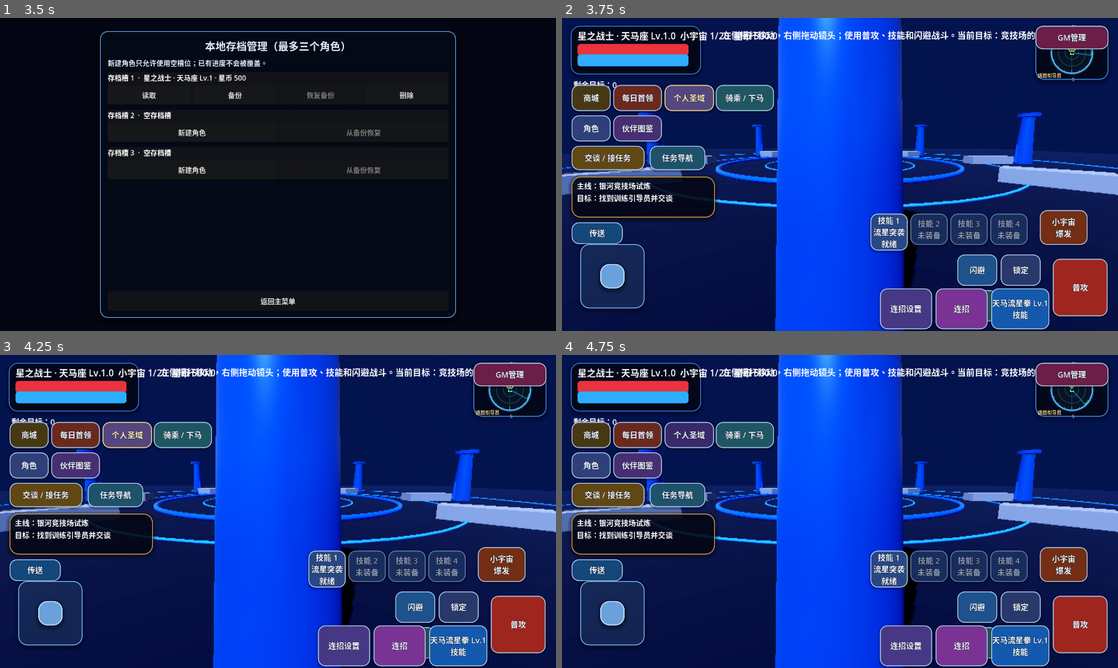
Above: before the commit, frames 1-4 (two rows, left to right).
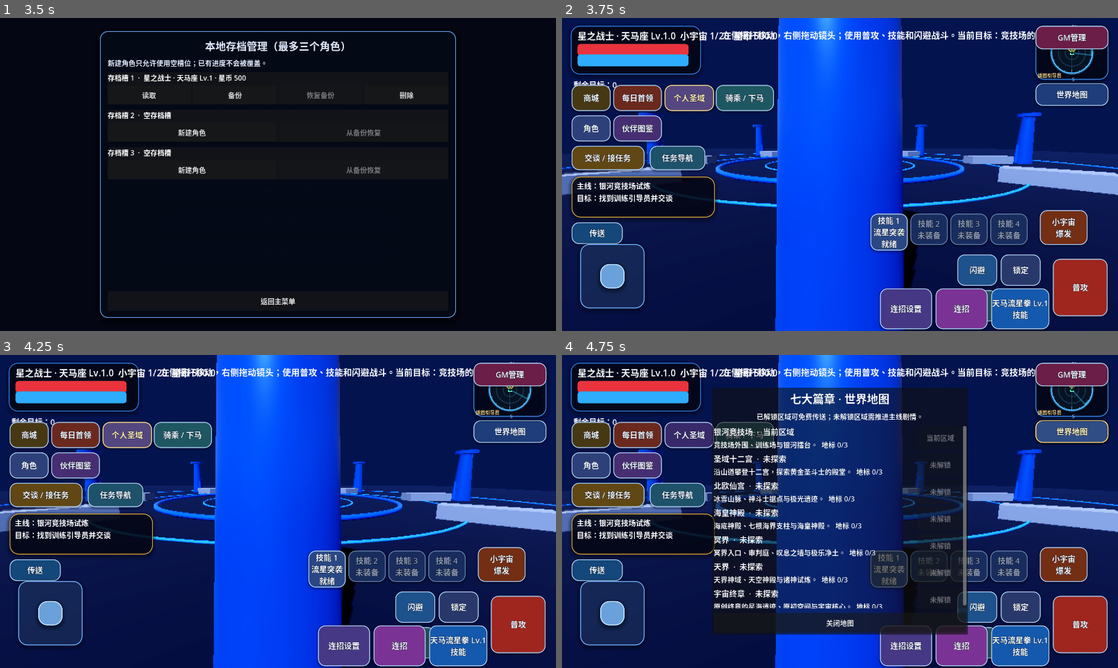
Above: after the commit, the same moments.

Repository: Qazwesrd/Saint-Seiya-Universe-War
Game: Godot game, scene res://scenes/main_menu.tscn
Same seed, same stepped clock (60 frames per second), same inputs: the game is played once before the commit and once after it.
Inputs (mouse positions are in pixels of both pictures, inside the frame that each line leads up to):
- Up to frame 1 (3.5 s): click "开始新游戏 / 新建存档" at 0.5 s; click "开始新游戏 / 新建存档" at 1.25 s; click "继续游戏 / 存档管理" at 2 s; click "游戏设置" at 2.75 s
- Up to frame 2 (3.75 s): click "读取" at 3.5 s
- Up to frame 3 (4.25 s): no input
- Up to frame 4 (4.75 s): click (1073, 430) at 4.25 s, where only the run after the commit has a clickable "世界地图"

Frame 1 is identical in both runs. In frame 2, 0.9% of the frame differs, in the area x 85-99%, y 20-29%; in frame 3, 0.9%; in frame 4, 37%, in the area x 27-99%, y 10-90%.

Commit message:
Add seven-chapter world map interface

Diff:
--- a/game/scripts/hud.gd
+++ b/game/scripts/hud.gd
@@ -84,6 +84,7 @@
     _button(root, "交谈 / 接任务", Vector2(22, 294), Vector2(190, 350), func(): game.call("interact_with_guide"), Color(0.38, 0.28, 0.08))
     _button(root, "任务导航", Vector2(202, 294), Vector2(330, 350), func(): game.call("navigate_to_objective"), Color(0.12, 0.32, 0.42))
     _button(root, "传送", Vector2(22, 470), Vector2(140, 520), func(): game.call("use_teleport_point"), Color(0.08, 0.28, 0.48))
+    _button(root, "世界地图", Vector2(-190, 150), Vector2(-22, 202), func(): _open_world_map(root), Color(0.12, 0.24, 0.48))
     var map := Panel.new()
     map.anchor_left = 1.0
     map.anchor_right = 1.0
@@ -817,6 +818,62 @@
     root.add_child(popup)
     popup.popup_centered()
 
+func _open_world_map(root: Control) -> void:
+    var popup := PopupPanel.new()
+    popup.size = Vector2(590, 560)
+    var outer := VBoxContainer.new()
+    outer.add_theme_constant_override("separation", 10)
+    popup.add_child(outer)
+    var title := Label.new()
+    title.text = "七大篇章 · 世界地图"
+    title.horizontal_alignment = HORIZONTAL_ALIGNMENT_CENTER
+    title.add_theme_font_size_override("font_size", 26)
+    outer.add_child(title)
+    var subtitle := Label.new()
+    subtitle.text = "已解锁区域可免费传送；未解锁区域需推进主线剧情。"
+    subtitle.horizontal_alignment = HORIZONTAL_ALIGNMENT_CENTER
+    outer.add_child(subtitle)
+    var scroll := ScrollContainer.new()
+    scroll.custom_minimum_size = Vector2(560, 420)
+    outer.add_child(scroll)
+    var list := VBoxContainer.new()
+    list.size_flags_horizontal = Control.SIZE_EXPAND_FILL
+    list.add_theme_constant_override("separation", 7)
+    scroll.add_child(list)
+    for region in WorldExplorationManager.get_regions():
+        var row := HBoxContainer.new()
+        row.add_theme_constant_override("separation", 10)
+        var info := VBoxContainer.new()
+        info.size_flags_horizontal = Control.SIZE_EXPAND_FILL
+        var name_label := Label.new()
+        var status_text := "当前区域" if bool(region.get("active", false)) else ("已探索" if bool(region.get("visited", false)) else "未探索")
+        name_label.text = str(region.get("name", "未知区域")) + "  ·  " + status_text
+        name_label.add_theme_font_size_override("font_size", 18)
+        info.add_child(name_label)
+        var detail := Label.new()
+        detail.text = str(region.get("description", "")) + "  地标 %d/%d" % [int(region.get("discovered_count", 0)), int(region.get("landmark_count", 0))]
+        detail.autowrap_mode = TextServer.AUTOWRAP_WORD_SMART
+        info.add_child(detail)
+        row.add_child(info)
+        var travel := Button.new()
+        travel.custom_minimum_size = Vector2(104, 48)
+        travel.text = "当前区域" if bool(region.get("active", false)) else ("前往" if bool(region.get("unlocked", false)) else "未解锁")
+        travel.disabled = not bool(region.get("unlocked", false)) or bool(region.get("active", false))
+        var region_id := str(region.get("id", ""))
+        travel.pressed.connect(func():
+            popup.queue_free()
+            game.call("travel_to_world_region", region_id)
+        )
+        row.add_child(travel)
+        list.add_child(row)
+    var close := Button.new()
+    close.text = "关闭地图"
+    close.custom_minimum_size = Vector2(180, 46)
+    close.pressed.connect(func(): popup.queue_free())
+    outer.add_child(close)
+    root.add_child(popup)
+    popup.popup_centered()
+
 func _open_daily_boss(root: Control) -> void:
     var state: Dictionary = DailyBossManager.get_state()
     var popup := PopupPanel.new()
